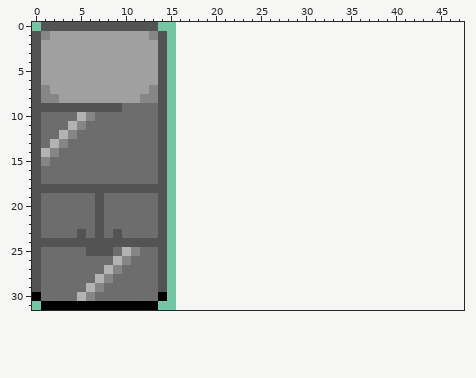
File history of a pixel-art sprite, graphics/object_events/pics/appliances/fridge.png. The picture above was drawn from the file before the commit.
The file is 16x32 pixels. The old version is drawn lined up with the new one, on the new canvas.
The result:
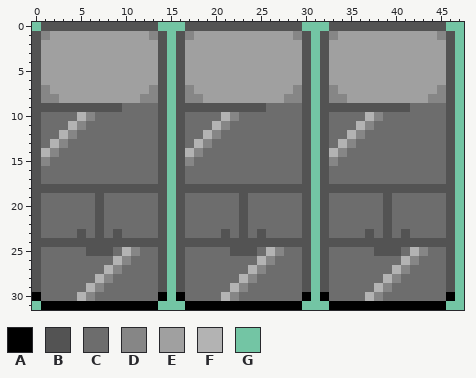
Palette (. is transparent): A #000000  B #535353  C #6d6d6d  D #868686  E #a0a0a0  F #b3b3b3  G #73c5a4
The exact change:
canvas 16x32 -> 48x32
@@ x 0..47 @@
- 0 GBBBBBBBBBBBBBGG................................
- 1 BDEEEEEEEEEEEDBG................................
- 2 BEEEEEEEEEEEEEBG................................
- 3 BEEEEEEEEEEEEEBG................................
- 4 BEEEEEEEEEEEEEBG................................
- 5 BEEEEEEEEEEEEEBG................................
- 6 BEEEEEEEEEEEEEBG................................
- 7 BDEEEEEEEEEEEDBG................................
- 8 BDDEEEEEEEEEDDBG................................
- 9 BBBBBBBBBBCCCCBG................................
-10 BCCCCFDCCCCCCCBG................................
-11 BCCCFDCCCCCCCCBG................................
-12 BCCFDCCCCCCCCCBG................................
-13 BCFDCCCCCCCCCCBG................................
-14 BFDCCCCCCCCCCCBG................................
-15 BDCCCCCCCCCCCCBG................................
-16 BCCCCCCCCCCCCCBG................................
-17 BCCCCCCCCCCCCCBG................................
-18 BBBBBBBBBBBBBBBG................................
-19 BCCCCCCBCCCCCCBG................................
-20 BCCCCCCBCCCCCCBG................................
-21 BCCCCCCBCCCCCCBG................................
-22 BCCCCCCBCCCCCCBG................................
-23 BCCCCBCBCBCCCCBG................................
-24 BBBBBBBBBBBBBBBG................................
-25 BCCCCCBBBCFDCCBG................................
-26 BCCCCCCCCFDCCCBG................................
-27 BCCCCCCCFDCCCCBG................................
-28 BCCCCCCFDCCCCCBG................................
-29 BCCCCCFDCCCCCCBG................................
-30 ACCCCFDCCCCCCCAG................................
-31 GAAAAAAAAAAAAAGG................................
+ 0 GBBBBBBBBBBBBBGGGBBBBBBBBBBBBBGGGBBBBBBBBBBBBBGG
+ 1 BDEEEEEEEEEEEDBGBDEEEEEEEEEEEDBGBDEEEEEEEEEEEDBG
+ 2 BEEEEEEEEEEEEEBGBEEEEEEEEEEEEEBGBEEEEEEEEEEEEEBG
+ 3 BEEEEEEEEEEEEEBGBEEEEEEEEEEEEEBGBEEEEEEEEEEEEEBG
+ 4 BEEEEEEEEEEEEEBGBEEEEEEEEEEEEEBGBEEEEEEEEEEEEEBG
+ 5 BEEEEEEEEEEEEEBGBEEEEEEEEEEEEEBGBEEEEEEEEEEEEEBG
+ 6 BEEEEEEEEEEEEEBGBEEEEEEEEEEEEEBGBEEEEEEEEEEEEEBG
+ 7 BDEEEEEEEEEEEDBGBDEEEEEEEEEEEDBGBDEEEEEEEEEEEDBG
+ 8 BDDEEEEEEEEEDDBGBDDEEEEEEEEEDDBGBDDEEEEEEEEEDDBG
+ 9 BBBBBBBBBBCCCCBGBBBBBBBBBBCCCCBGBBBBBBBBBBCCCCBG
+10 BCCCCFDCCCCCCCBGBCCCCFDCCCCCCCBGBCCCCFDCCCCCCCBG
+11 BCCCFDCCCCCCCCBGBCCCFDCCCCCCCCBGBCCCFDCCCCCCCCBG
+12 BCCFDCCCCCCCCCBGBCCFDCCCCCCCCCBGBCCFDCCCCCCCCCBG
+13 BCFDCCCCCCCCCCBGBCFDCCCCCCCCCCBGBCFDCCCCCCCCCCBG
+14 BFDCCCCCCCCCCCBGBFDCCCCCCCCCCCBGBFDCCCCCCCCCCCBG
+15 BDCCCCCCCCCCCCBGBDCCCCCCCCCCCCBGBDCCCCCCCCCCCCBG
+16 BCCCCCCCCCCCCCBGBCCCCCCCCCCCCCBGBCCCCCCCCCCCCCBG
+17 BCCCCCCCCCCCCCBGBCCCCCCCCCCCCCBGBCCCCCCCCCCCCCBG
+18 BBBBBBBBBBBBBBBGBBBBBBBBBBBBBBBGBBBBBBBBBBBBBBBG
+19 BCCCCCCBCCCCCCBGBCCCCCCBCCCCCCBGBCCCCCCBCCCCCCBG
+20 BCCCCCCBCCCCCCBGBCCCCCCBCCCCCCBGBCCCCCCBCCCCCCBG
+21 BCCCCCCBCCCCCCBGBCCCCCCBCCCCCCBGBCCCCCCBCCCCCCBG
+22 BCCCCCCBCCCCCCBGBCCCCCCBCCCCCCBGBCCCCCCBCCCCCCBG
+23 BCCCCBCBCBCCCCBGBCCCCBCBCBCCCCBGBCCCCBCBCBCCCCBG
+24 BBBBBBBBBBBBBBBGBBBBBBBBBBBBBBBGBBBBBBBBBBBBBBBG
+25 BCCCCCBBBCFDCCBGBCCCCCBBBCFDCCBGBCCCCCBBBCFDCCBG
+26 BCCCCCCCCFDCCCBGBCCCCCCCCFDCCCBGBCCCCCCCCFDCCCBG
+27 BCCCCCCCFDCCCCBGBCCCCCCCFDCCCCBGBCCCCCCCFDCCCCBG
+28 BCCCCCCFDCCCCCBGBCCCCCCFDCCCCCBGBCCCCCCFDCCCCCBG
+29 BCCCCCFDCCCCCCBGBCCCCCFDCCCCCCBGBCCCCCFDCCCCCCBG
+30 ACCCCFDCCCCCCCAGACCCCFDCCCCCCCAGACCCCFDCCCCCCCAG
+31 GAAAAAAAAAAAAAGGGAAAAAAAAAAAAAGGGAAAAAAAAAAAAAGG
Where, in picture pixels (left, top, right, bottom), the same in both pictures:
added: (176, 22, 464, 310)
